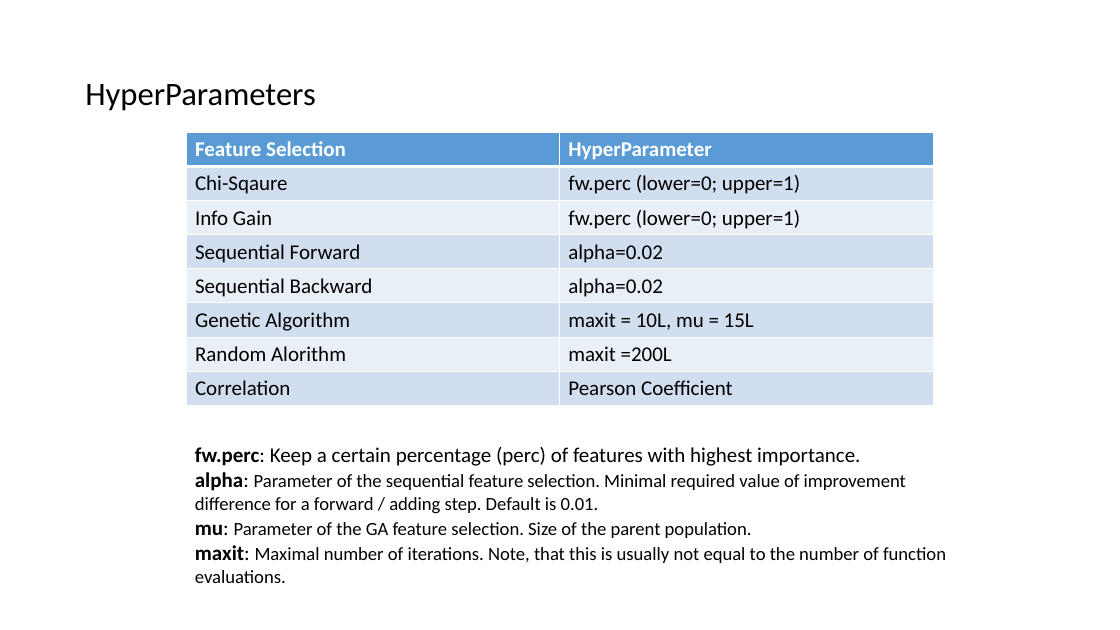
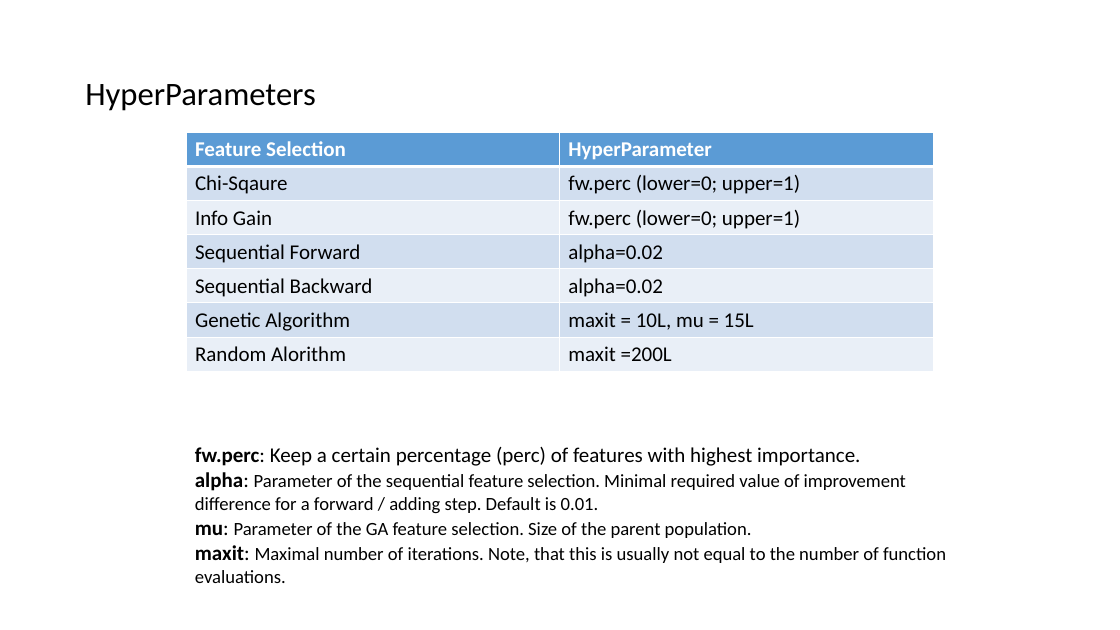
Before and after one commit to AtrayeeNeog/Cardio-Classifier-HIWi, a slide deck: slide 8 of Reports/Final.pptx. Drawn at 1120x630 pixels with LibreOffice and Linux fonts; fonts in the diff are those of the drawing. Boxes give left, top, right and bottom in pixels: in the first picture for what was removed or moved away, otherwise in the second. Text is boxed around its words. In the diff, an @@ line names an element or a change of style, - is before the commit and + after.

Commit message:
hp

```diff
--- a/Reports/Final.pptx
+++ b/Reports/Final.pptx
@@ table at box(187, 133, 933, 371) @@
-row 8: Correlation | Pearson Coefficient
```
